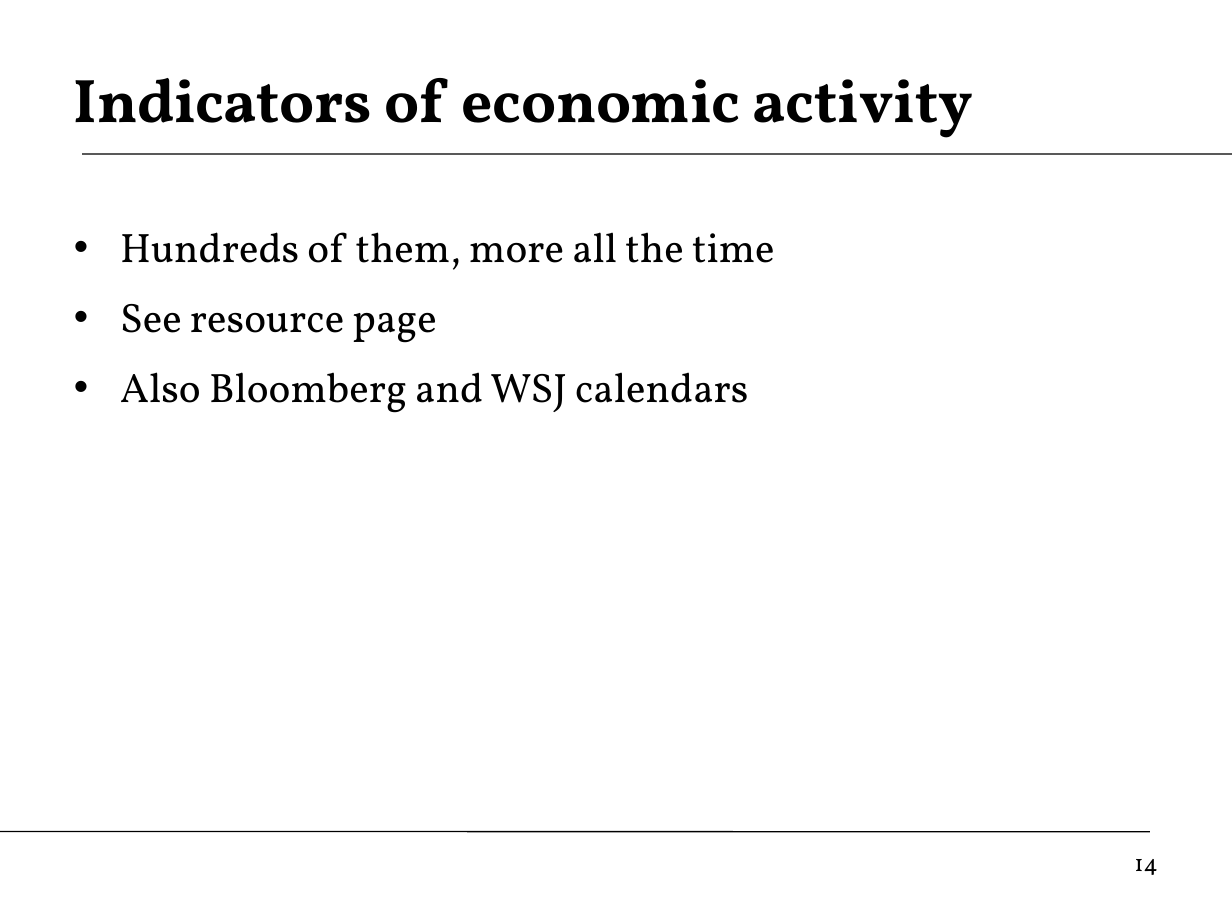
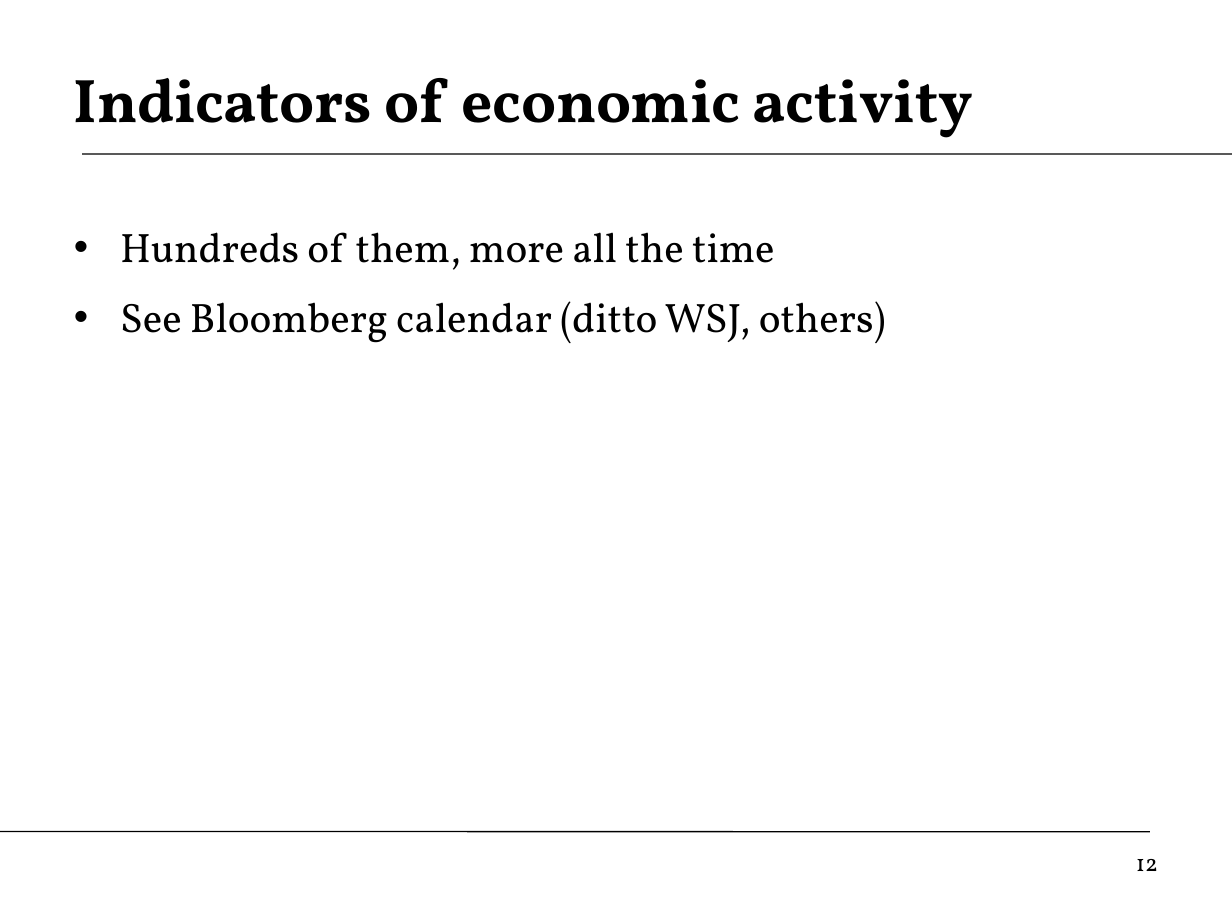
Before and after one commit to DaveBackus/Global_Economy, a slide deck: slide 12 of Slides/slides_indicators_inflation_f14.pptx (slide 14 before the commit). Drawn at 1232x924 pixels with LibreOffice and Linux fonts; fonts in the diff are those of the drawing. Boxes give left, top, right and bottom in pixels: in the first picture for what was removed or moved away, otherwise in the second. Text is boxed around its words. In the diff, an @@ line names an element or a change of style, - is before the commit and + after.

```diff
--- a/Slides/slides_indicators_inflation_f14.pptx
+++ b/Slides/slides_indicators_inflation_f14.pptx
@@ text at bbox=[120, 301, 886, 343]: text changed @@
-• See resource page
-• Also Bloomberg and WSJ calendars
+• See Bloomberg calendar (ditto WSJ, others)
@@ page number at bbox=[1136, 859, 1158, 871]: text changed @@
-14
+12
```
Also in this commit, not shown: 7 other slides changed, 2 slides added, 1 slide removed, 27 other files.
